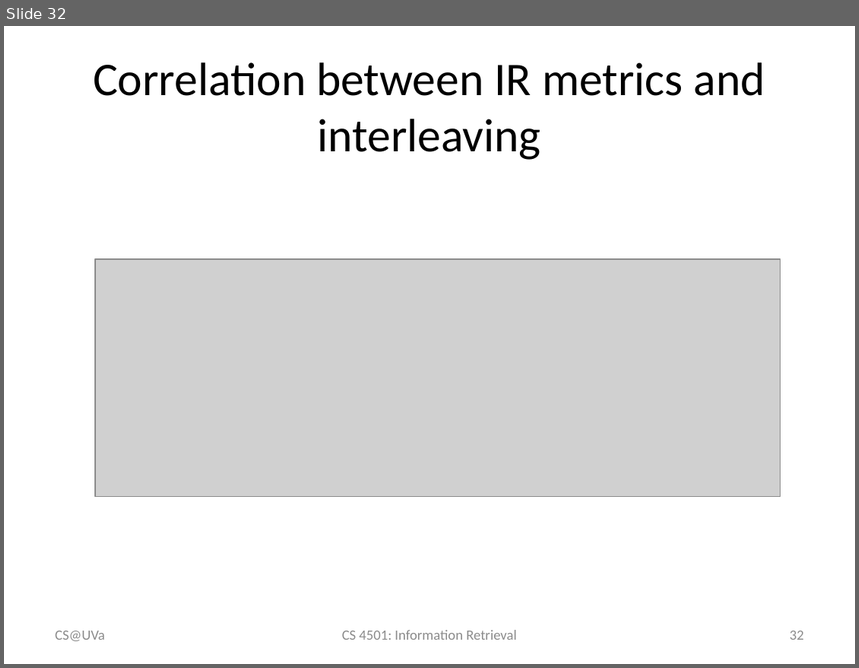
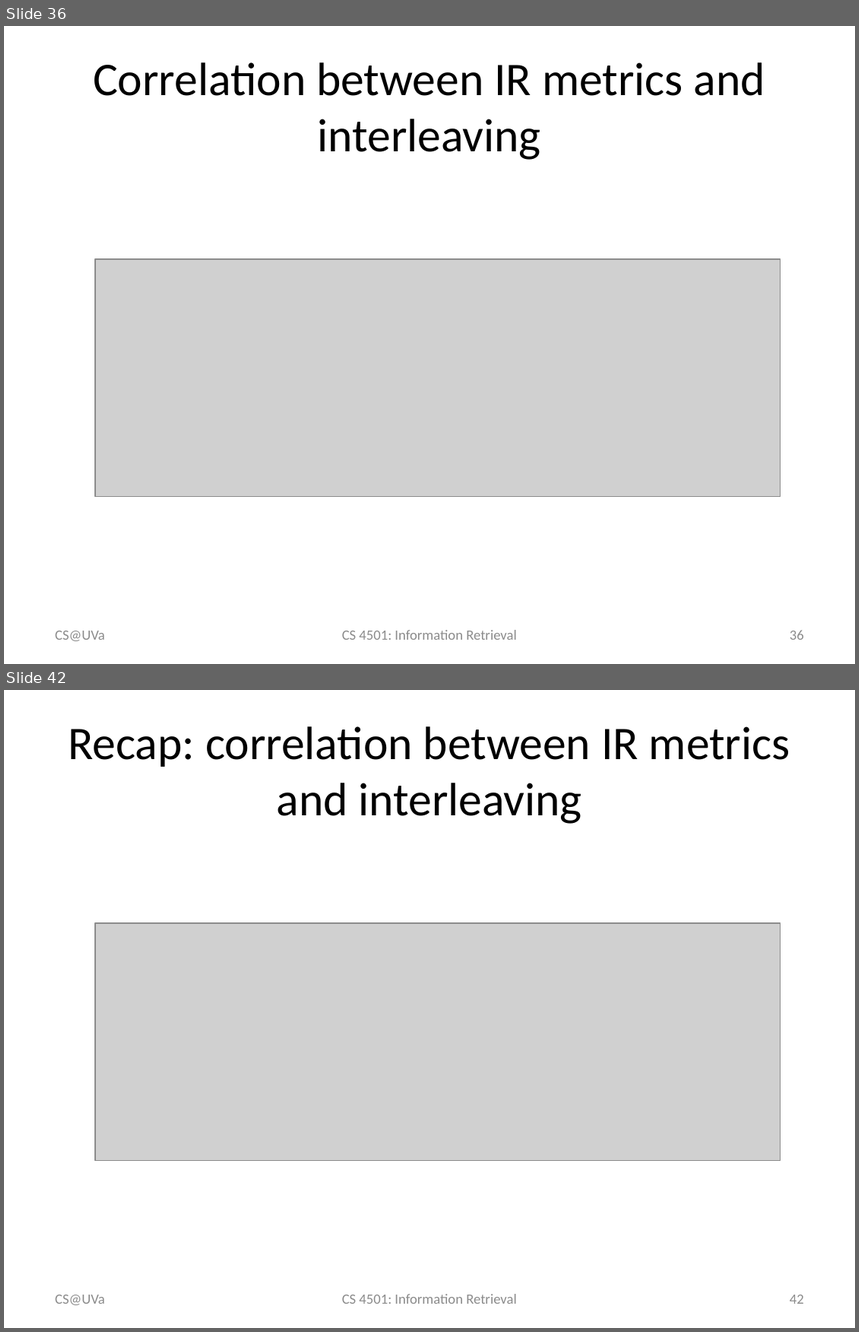
Before and after one commit to wang296/IR2015, a slide deck: docs/Modern Retrieval Evaluations.pptx. Shown one above the other, each under a label of ours: slide 32 before the commit, slides 36 and 42 after it; the slides between them are not shown. The pictures are 859x668 and 859x1332 pixels, drawn with LibreOffice and Linux fonts; fonts in the diff are those of the drawing; grey boxes stand for pictures. Boxes give left, top, right and bottom in pixels: in the first picture for what was removed or moved away, otherwise in the second. Text is boxed around its words. In the diff, an @@ line names an element or a change of style, - is before the commit and + after.

```diff
--- a/docs/Modern Retrieval Evaluations.pptx
+++ b/docs/Modern Retrieval Evaluations.pptx
@@ slide 42 added at bbox=[4, 690, 855, 1328], background #FFFFFF @@
@@ title added at bbox=[68, 726, 791, 824], 39.6 pt, text #000000 @@
+Recap: correlation between IR metrics and interleaving
@@ picture added at bbox=[95, 923, 780, 1160] @@
@@ text added at bbox=[55, 1295, 105, 1306], 12 pt, text #8C8C8C @@
+CS@UVa
@@ text added at bbox=[342, 1294, 516, 1304], 12 pt, text #8C8C8C @@
+CS 4501: Information Retrieval
@@ page number added at bbox=[790, 1295, 804, 1304], 12 pt, text #8C8C8C @@
+42
@@ what was slide 32 is now slide 36 @@
@@ page number at bbox=[790, 630, 804, 640]: text changed @@
-32
+36
```
Also in this commit, not shown: 2 slides changed, 9 other slides added, 7 other files.
